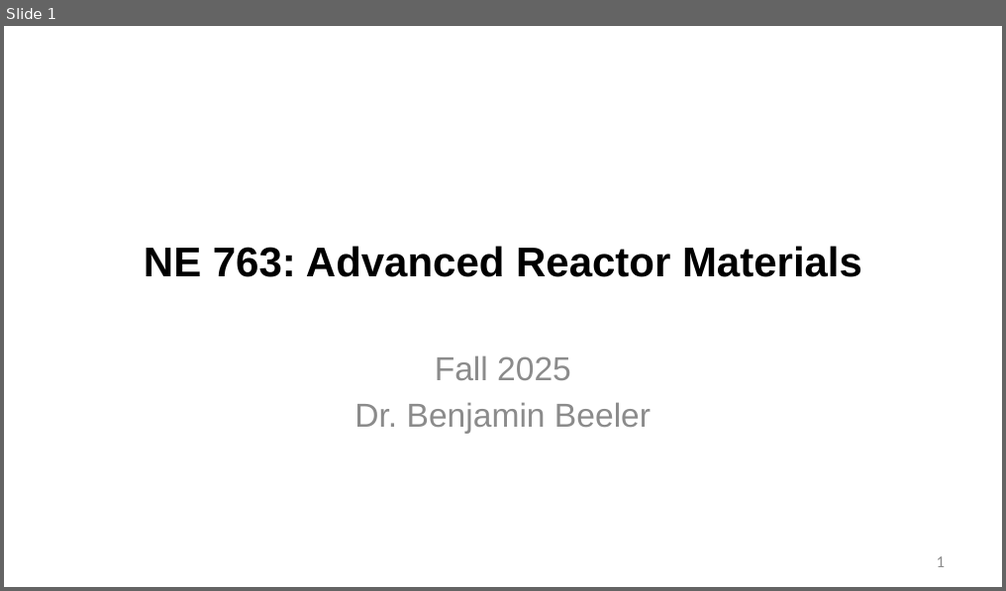
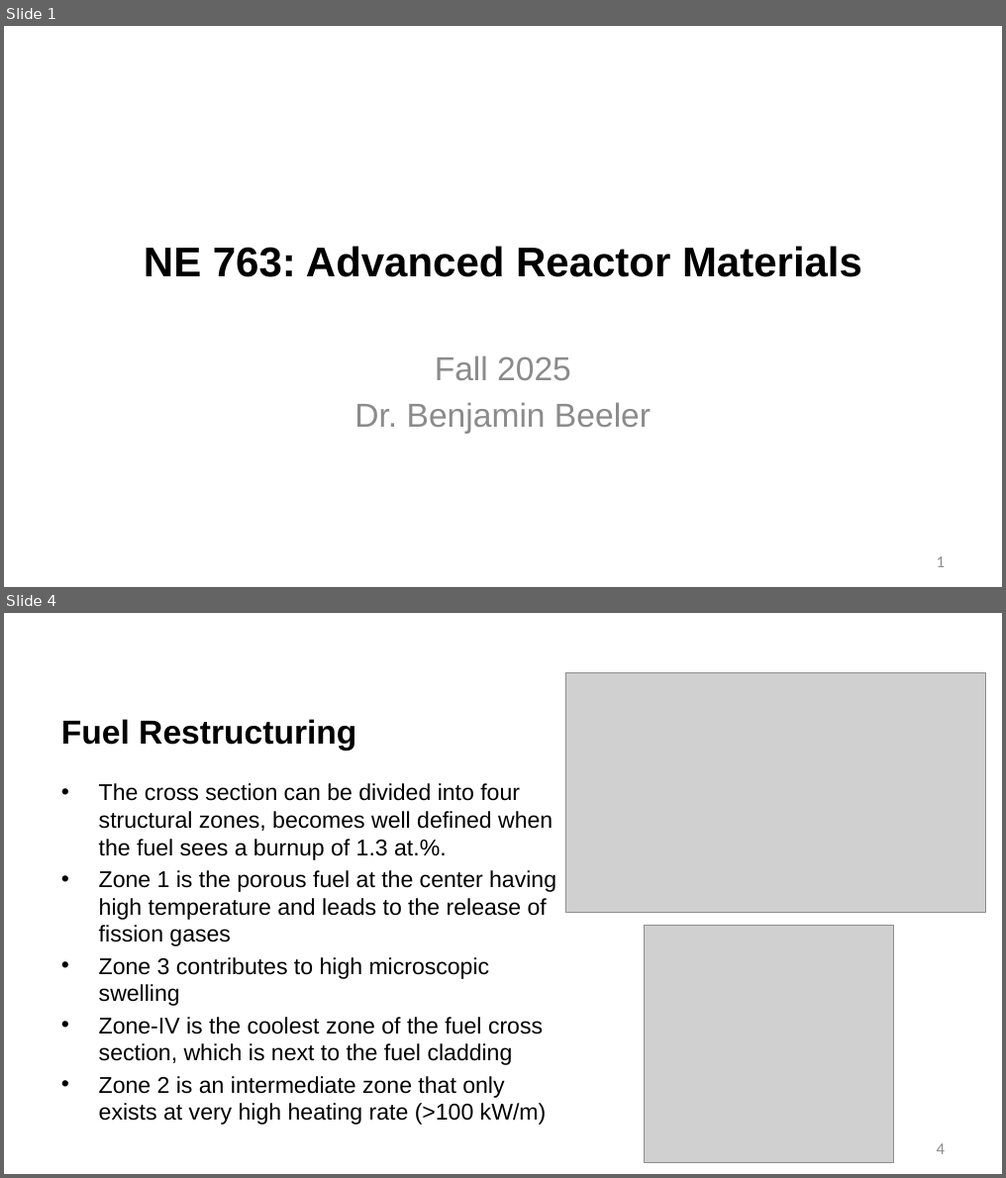
Before and after one commit to benbeeler/TEACHING, a slide deck: Advanced Reactor Materials/Fall2025/Lec16_carbide_nitride.pptx. Shown one above the other, each under a label of ours: slide 1 before the commit, slides 1 and 4 after it; the slides between them are not shown. The pictures are 1006x591 and 1006x1178 pixels, drawn with LibreOffice and Linux fonts; fonts in the diff are those of the drawing; grey boxes stand for pictures; background and template pictures are left out. Boxes give left, top, right and bottom in pixels: in the first picture for what was removed or moved away, otherwise in the second. Text is boxed around its words. In the diff, an @@ line names an element or a change of style, - is before the commit and + after.

```diff
--- a/Advanced Reactor Materials/Fall2025/Lec16_carbide_nitride.pptx
+++ b/Advanced Reactor Materials/Fall2025/Lec16_carbide_nitride.pptx
@@ slide 4 added at [4, 613, 1002, 1174], background #FFFFFF @@
@@ picture added at [566, 672, 985, 912] @@
@@ title added at [61, 719, 356, 751], 32 pt, text #000000, bold @@
+Fuel Restructuring
@@ text added at [99, 783, 556, 1125], 22 pt, text #000000 @@
+• The cross section can be divided into four structural zones, becomes well defined when the fuel sees a burnup of 1.3 at.%.
+• Zone 1 is the porous fuel at the center having high temperature and leads to the release of fission gases
+• Zone 3 contributes to high microscopic swelling
+• Zone-IV is the coolest zone of the fuel cross section, which is next to the fuel cladding
+• Zone 2 is an intermediate zone that only exists at very high heating rate (>100 kW/m)
@@ picture added at [645, 925, 893, 1163] @@
@@ page number added at [937, 1144, 944, 1155], 16 pt, text #8C8C8C @@
+4
```
Also in this commit, not shown: 2 slides changed, 18 other slides added, 7 slides removed, 15 other files.
